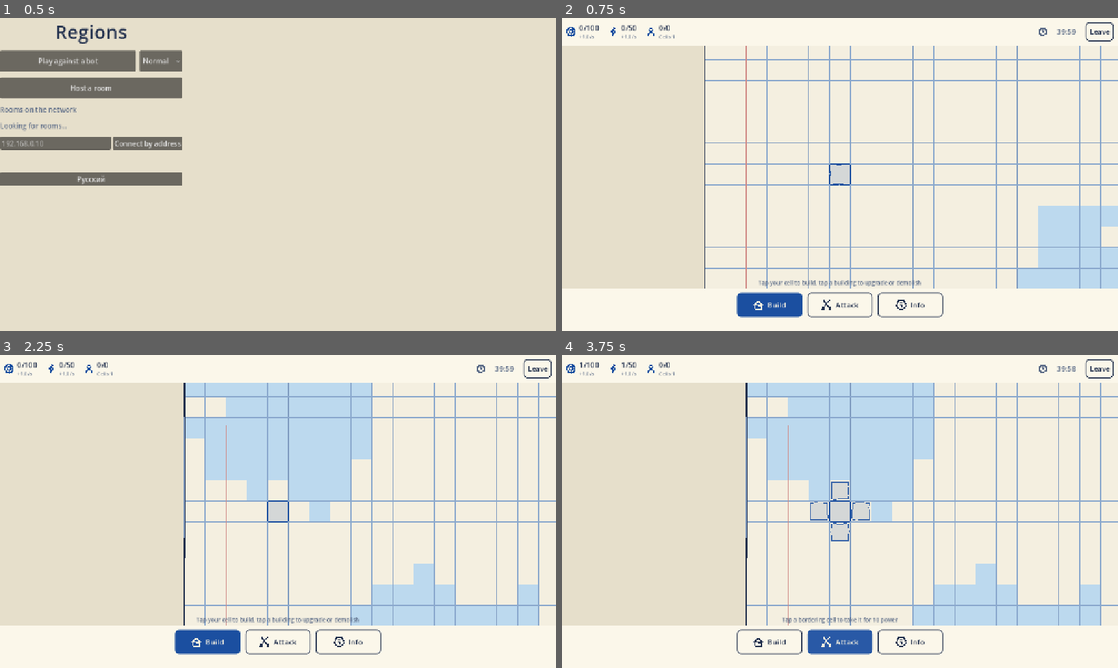
Above: before the commit, frames 1-4 (two rows, left to right).
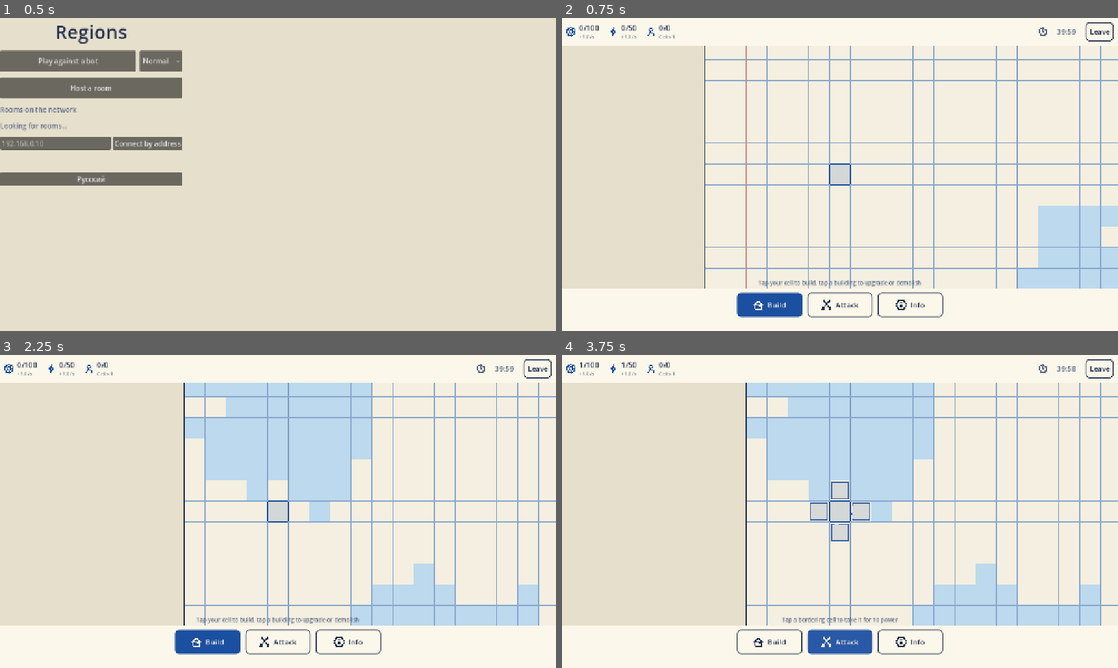
Above: after the commit, the same moments.

Repository: MatyanKass/regions-game
Game: Godot game, scene res://src/ui/main.tscn
The game is run twice, just before and just after one commit, with the same random seed, the same clock (stepped at 60 frames per second) and the same inputs.
Inputs (mouse positions are in pixels of both pictures, inside the frame that each line leads up to):
- Up to frame 1 (0.5 s): no input
- Up to frame 2 (0.75 s): click "Play against a bot" at 0.5 s
- Up to frame 3 (2.25 s): click "Leave" at 1.25 s; click "Play against a bot" at 2 s
- Up to frame 4 (3.75 s): click (767, 642) at 2.77 s; click (840, 642) at 3.52 s

Frame 1 is identical in both runs. In frame 2, less than 0.1% of the frame differs, in the area x 1-87%, y 2-94%; in frame 3, 0.3%; in frame 4, 0.3%.

Commit message:
An app icon, sound effects, more music and a Windows build
The icon is a moment from a match: two states meeting on four by four cells, blue's
barrier on the front line and red's base behind it, with red already a cell into
blue's column. It is rendered by the game's own drawing code, so it cannot drift
away from how the game looks.

Sound effects are synthesised at startup - a pitch sweep, a voice and a decay
envelope each - rather than shipped as files, which keeps them free of licences and
makes retuning one an edit to a number. Net now reports which commands the rules
actually accepted, so the interface reacts to what happened rather than to what was
asked for, and losing ground is noticed by watching the cell count, which catches a
ship landing as well as a capture.

Three more CC0 tracks, so the music does not repeat itself so quickly.

The strokes are much calmer than they were. The wobble was loud enough to make the
buildings hard to read at cell size, which is the wrong trade: recognisable first,
charming second. Two of the barrier's posts also shared a foot, so the rail between
them collapsed to a zero-length stroke and the renderer could not work out which way
it pointed; posts are upright now and zero-length strokes are skipped.

Windows export and tools/run.ps1, so the game runs on a PC straight from source.

40 tests, including new ones proving every effect renders to something audible that
is short enough to fire as fast as the capture cooldown allows.

Diff:
--- a/project.godot
+++ b/project.godot
@@ -9,6 +9,7 @@
 config/description="Notebook-style 2D grid strategy for two players over LAN."
 config/features=PackedStringArray("4.7", "GL Compatibility")
 run/main_scene="res://src/ui/main.tscn"
+config/icon="res://assets/icon/icon.png"
 
 [autoload]
 
@@ -18,6 +19,9 @@
 
 ; Background music. Silent until tracks are dropped into assets/music.
 Music="*res://src/ui/music.gd"
+
+; Sound effects, synthesised at startup rather than loaded from files.
+Sfx="*res://src/ui/sfx.gd"
 
 [display]
 
--- a/src/net/net_match.gd
+++ b/src/net/net_match.gd
@@ -18,6 +18,9 @@
 signal match_advanced
 signal match_finished
 signal command_refused(reason: String)
+# Emitted for every command the rules accepted, on both sides, so the interface can
+# react to what really happened rather than to what was asked for.
+signal command_applied(player: int, type: int, a: int, b: int)
 signal opponent_disconnected
 signal connection_lost(reason: String)
 signal pause_changed(paused: bool)
@@ -265,6 +268,8 @@
 		var player := batch[i]
 		var cmd := GameState.make_command(batch[i + 1], batch[i + 2], batch[i + 3])
 		var reason := state.apply_command(player, cmd)
+		if reason.is_empty():
+			emit_signal("command_applied", player, batch[i + 1], batch[i + 2], batch[i + 3])
 		if report_refusals and not reason.is_empty():
 			if player == local_player:
 				emit_signal("command_refused", I18n.reason(reason))
--- /dev/null
+++ b/src/ui/icon_art.gd
@@ -0,0 +1,93 @@
+# The app icon, drawn rather than painted: a moment from a match on four by four cells.
+#
+# Two states meet down the middle. The blue one has thrown a barrier onto the front line
+# and the red one has a military base behind its own, and red has already bitten a cell
+# out of the top of blue's column - so the picture says "two countries, mid fight" rather
+# than "a grid".
+#
+# It uses the same Ink strokes as the game, so the icon cannot drift away from how the
+# game actually looks: change a glyph and the icon changes with it.
+class_name IconArt
+extends Control
+
+const GRID_CELLS := 4
+const BLUE := 0
+const RED := 1
+
+# Who owns what, row by row, and what stands on it. Red's cell at the top of column 1 is
+# the bite it has taken out of blue.
+const OWNERS := [
+	[BLUE, RED, RED, RED],
+	[BLUE, BLUE, RED, RED],
+	[BLUE, BLUE, RED, RED],
+	[BLUE, BLUE, RED, RED],
+]
+
+# Only two buildings are shown. At the size a launcher draws this, a third would be mush.
+const BUILDINGS := {
+	Vector2i(1, 2): Balance.Building.BARRIER,
+	Vector2i(2, 1): Balance.Building.MILITARY_BASE,
+}
+
+# Set for the adaptive Android foreground, which is drawn over its own background layer.
+var transparent := false
+# The launcher crops adaptive icons hard, so the art shrinks into the middle for those.
+var inset := 0.06
+
+func _draw() -> void:
+	var side := minf(size.x, size.y)
+	var pad := side * inset
+	var board := Rect2(Vector2(pad, pad) + (size - Vector2(side, side)) * 0.5,
+		Vector2(side - pad * 2.0, side - pad * 2.0))
+	var cell := board.size.x / float(GRID_CELLS)
+	var pen_width := maxf(2.0, cell * 0.055)
+
+	if not transparent:
+		draw_rect(Rect2(Vector2.ZERO, size), Ink.PAPER, true)
+
+	# Territory tint first, so the pen work sits on top of it.
+	for y in range(GRID_CELLS):
+		for x in range(GRID_CELLS):
+			var pen := Ink.pen_of(int(OWNERS[y][x]))
+			draw_rect(_cell_rect(board, cell, x, y), Color(pen.r, pen.g, pen.b, 0.17), true)
+
+	# The printed squares of the paper: straight, because a notebook grid is printed.
+	for i in range(GRID_CELLS + 1):
+		var offset := cell * i
+		draw_line(board.position + Vector2(offset, 0),
+			board.position + Vector2(offset, board.size.y), Ink.GRID, pen_width * 0.55)
+		draw_line(board.position + Vector2(0, offset),
+			board.position + Vector2(board.size.x, offset), Ink.GRID, pen_width * 0.55)
+
+	_draw_borders(board, cell, pen_width)
+
+	for coord in BUILDINGS:
+		var c: Vector2i = coord
+		var owner_id := int(OWNERS[c.y][c.x])
+		var r := _cell_rect(board, cell, c.x, c.y).grow(-cell * 0.09)
+		Ink.draw_building(self, int(BUILDINGS[coord]), r, Ink.pen_of(owner_id), pen_width * 1.15)
+
+	Ink.rect(self, board, Ink.INK, pen_width * 1.1)
+
+func _cell_rect(board: Rect2, cell: float, x: int, y: int) -> Rect2:
+	return Rect2(board.position + Vector2(x, y) * cell, Vector2(cell, cell))
+
+# Each territory is outlined as one shape, the way a fleet is ringed in battleship. The
+# line down the middle therefore gets drawn twice, once in each pen, which is exactly
+# what a contested border should look like.
+func _draw_borders(board: Rect2, cell: float, pen_width: float) -> void:
+	for y in range(GRID_CELLS):
+		for x in range(GRID_CELLS):
+			var owner_id := int(OWNERS[y][x])
+			var pen := Ink.pen_of(owner_id)
+			var r := _cell_rect(board, cell, x, y)
+			if x == 0 or int(OWNERS[y][x - 1]) != owner_id:
+				Ink.line(self, r.position, r.position + Vector2(0, cell), pen, pen_width * 1.6)
+			if x == GRID_CELLS - 1 or int(OWNERS[y][x + 1]) != owner_id:
+				Ink.line(self, r.position + Vector2(cell, 0), r.position + Vector2(cell, cell),
+					pen, pen_width * 1.6)
+			if y == 0 or int(OWNERS[y - 1][x]) != owner_id:
+				Ink.line(self, r.position, r.position + Vector2(cell, 0), pen, pen_width * 1.6)
+			if y == GRID_CELLS - 1 or int(OWNERS[y + 1][x]) != owner_id:
+				Ink.line(self, r.position + Vector2(0, cell), r.position + Vector2(cell, cell),
+					pen, pen_width * 1.6)
--- a/src/ui/ink.gd
+++ b/src/ui/ink.gd
@@ -44,9 +44,12 @@
 
 # --- Hand drawn strokes -----------------------------------------------------------
 
-const SEGMENTS := 4
-const WOBBLE := 0.055     # share of a stroke's length it may drift sideways
-const WOBBLE_MAX := 2.6   # never more than this many pixels, or short strokes go silly
+# Kept deliberately slight. The point is that the shapes look drawn rather than printed,
+# not that they look shaky: at a glance a building has to be recognisable first and
+# charming second, and a phone screen is small.
+const SEGMENTS := 3
+const WOBBLE := 0.016     # share of a stroke's length it may drift sideways
+const WOBBLE_MAX := 1.0   # never more than this many pixels
 
 # Repeatable noise in -1..1 from an integer. Deliberately not SimRng: this is decoration
 # and must never be mistaken for something the simulation depends on.
@@ -62,6 +65,10 @@
 		+ int(b.x * 7.0) * 283923481 + int(b.y * 7.0)
 
 static func line(ci: CanvasItem, a: Vector2, b: Vector2, c: Color, w: float) -> void:
+	# A stroke with no length would become a polyline of identical points, which the
+	# renderer cannot work out a direction for.
+	if a.distance_squared_to(b) < 0.25:
+		return
 	ci.draw_polyline(_stroke(a, b), c, w)
 
 # One pen stroke: the ends stay put so shapes still meet at their corners, and the middle
@@ -101,12 +108,12 @@
 
 # A circle drawn as a ring of wobbly chords rather than a perfect arc.
 static func circle(ci: CanvasItem, centre: Vector2, radius: float, c: Color, w: float,
-		steps: int = 14) -> void:
+		steps: int = 20) -> void:
 	var points := PackedVector2Array()
 	var seed_value := int(centre.x * 7.0) * 40503 + int(centre.y * 7.0) * 39119 + int(radius * 7.0)
 	for i in range(steps):
 		var angle := TAU * float(i) / float(steps)
-		var wobble := 1.0 + noise_at(seed_value + i) * 0.05
+		var wobble := 1.0 + noise_at(seed_value + i) * 0.02
 		points.append(centre + Vector2(cos(angle), sin(angle)) * radius * wobble)
 	poly(ci, points, c, w, true)
 
@@ -117,7 +124,7 @@
 	for i in range(steps + 1):
 		var t := float(i) / float(steps)
 		var angle := deg_to_rad(lerpf(from_deg, to_deg, t))
-		var wobble := 1.0 + noise_at(seed_value + i) * 0.04
+		var wobble := 1.0 + noise_at(seed_value + i) * 0.02
 		points.append(centre + Vector2(cos(angle), sin(angle)) * radius * wobble)
 	poly(ci, points, c, w, false)
 
@@ -251,32 +258,27 @@
 	circle(ci, Vector2(cx, y + sh * 0.2), sw * 0.12, c, w, 10)
 	arc(ci, Vector2(cx, y + sh * 0.55), sw * 0.34, 20, 160, c, w, 8)
 
-# A hurdle fence: four leaning posts with panels hung between them at different heights,
-# so it reads as knocked together rather than as a neat wall. From the sketch.
+# A hurdle fence: four upright posts with a panel hung between each pair, every panel at
+# a slightly different height. Straight posts read far better at cell size than leaning
+# ones did, and the staggered panels are what make it a fence and not a table.
 static func _barrier(ci: CanvasItem, r: Rect2, c: Color, w: float) -> void:
 	var x := r.position.x
 	var y := r.position.y
 	var sw := r.size.x
 	var sh := r.size.y
-	var top_y := y + sh * 0.14
-	var bottom_y := y + sh * 0.92
-	# Each post leans: the pair is where it starts at the top and where it ends up.
-	var posts := [Vector2(0.16, 0.22), Vector2(0.40, 0.34), Vector2(0.64, 0.34),
-		Vector2(0.88, 0.80)]
-	for post in posts:
-		line(ci, Vector2(x + sw * post.x, top_y), Vector2(x + sw * post.y, bottom_y), c, w)
-	# Rails, hung at a different height in each bay.
-	var bays := [Vector2(0.36, 0.74), Vector2(0.22, 0.58), Vector2(0.38, 0.76)]
-	for i in range(bays.size()):
-		var bay: Vector2 = bays[i]
-		for edge in [bay.x, bay.y]:
-			var rail_y: float = y + sh * float(edge)
-			var t := clampf((rail_y - top_y) / (bottom_y - top_y), 0.0, 1.0)
-			var left: Vector2 = posts[i]
-			var right: Vector2 = posts[i + 1]
-			line(ci,
-				Vector2(x + sw * lerpf(left.x, left.y, t), rail_y),
-				Vector2(x + sw * lerpf(right.x, right.y, t), rail_y), c, w)
+	var columns := [0.14, 0.38, 0.62, 0.86]
+	for column in columns:
+		var cx: float = x + sw * float(column)
+		line(ci, Vector2(cx, y + sh * 0.14), Vector2(cx, y + sh * 0.90), c, w)
+	# Top and bottom rail of each panel, as a fraction of the height.
+	var panels := [Vector2(0.32, 0.68), Vector2(0.22, 0.58), Vector2(0.36, 0.72)]
+	for i in range(panels.size()):
+		var panel: Vector2 = panels[i]
+		var left: float = x + sw * float(columns[i])
+		var right: float = x + sw * float(columns[i + 1])
+		for edge in [panel.x, panel.y]:
+			var ry: float = y + sh * float(edge)
+			line(ci, Vector2(left, ry), Vector2(right, ry), c, w)
 
 # --- Interface icons, drawn the same way, so nothing on screen looks imported -------
 
--- a/src/ui/main.gd
+++ b/src/ui/main.gd
@@ -5,6 +5,7 @@
 var _screenshot_path := ""
 var _shot_countdown := 45
 var _shot_attack := false
+var _icon_dir := ""
 
 func _ready() -> void:
 	I18n.detect_language()
@@ -18,6 +19,11 @@
 			_screenshot_path = arg.substr(7)
 		if arg == "--shot-attack":
 			_shot_attack = true
+		if arg.begins_with("--icons="):
+			_icon_dir = arg.substr(8)
+	if not _icon_dir.is_empty():
+		_render_icons()
+		return
 	if args.has("--preview") or not _screenshot_path.is_empty():
 		Net.start_solo(20260905)
 		_stock_preview()
@@ -28,6 +34,44 @@
 		Net.start_practice(BotPlayer.Level.HARD, 20260905)
 		return
 	_open_lobby()
+
+# Renders the app icon from the same Ink strokes the game draws with, so the icon can
+# never drift away from how the game actually looks. Run by tools/make_icons.ps1; a real
+# window is needed because a headless renderer hands back an empty texture.
+func _render_icons() -> void:
+	DirAccess.make_dir_recursive_absolute(_icon_dir)
+	# The launcher crops an adaptive icon to roughly the middle two thirds, so that one
+	# is drawn smaller and over a transparent background.
+	await _render_icon(512, "%s/icon.png" % _icon_dir, false, 0.06)
+	await _render_icon(432, "%s/icon_adaptive_foreground.png" % _icon_dir, true, 0.24)
+	await _render_icon(432, "%s/icon_adaptive_background.png" % _icon_dir, false, 0.5)
+	_downscale("%s/icon.png" % _icon_dir, "%s/icon_192.png" % _icon_dir, 192)
+	print("ICONS written to ", _icon_dir)
+	get_tree().quit(0)
+
+func _render_icon(px: int, path: String, transparent: bool, inset: float) -> void:
+	var viewport := SubViewport.new()
+	viewport.size = Vector2i(px, px)
+	viewport.transparent_bg = transparent
+	viewport.render_target_update_mode = SubViewport.UPDATE_ALWAYS
+	var art := IconArt.new()
+	art.size = Vector2(px, px)
+	art.transparent = transparent
+	art.inset = inset
+	viewport.add_child(art)
+	add_child(viewport)
+	# Two frames: one to lay the control out, one to actually draw it.
+	await RenderingServer.frame_post_draw
+	await RenderingServer.frame_post_draw
+	viewport.get_texture().get_image().save_png(path)
+	viewport.queue_free()
+
+func _downscale(from_path: String, to_path: String, px: int) -> void:
+	var image := Image.load_from_file(from_path)
+	if image == null:
+		return
+	image.resize(px, px, Image.INTERPOLATE_LANCZOS)
+	image.save_png(to_path)
 
 # Preview mode only: hand the player a small built-up region so the screenshot shows
 # what a match actually looks like instead of one empty cell.
--- a/src/ui/match_screen.gd
+++ b/src/ui/match_screen.gd
@@ -47,6 +47,9 @@
 var _pinch_distance := 0.0
 var _toast_left := 0.0
 var _mood_timer := 0.0
+# Watched so that losing ground can be heard, however it was lost: an enemy capture
+# and a ship landing both simply take a cell away.
+var _known_cells := -1
 
 func _ready() -> void:
 	map_view = MapView.new()
@@ -65,7 +68,8 @@
 
 	Net.match_advanced.connect(_on_advanced)
 	Net.match_finished.connect(_on_finished)
-	Net.command_refused.connect(_show_toast)
+	Net.command_refused.connect(_on_refused)
+	Net.command_applied.connect(_on_command_applied)
 	Net.opponent_disconnected.connect(_on_opponent_disconnected)
 	Net.connection_lost.connect(_on_connection_lost)
 	Net.pause_changed.connect(_on_pause_changed)
@@ -314,10 +318,33 @@
 				return true
 	return false
 
+# Only the local player's own actions are announced. Hearing every move the opponent
+# makes across the whole map would be noise; losing a cell is the exception, and that is
+# noticed by watching the count rather than by listening to their commands.
+func _on_command_applied(player: int, type: int, _a: int, _b: int) -> void:
+	if player != Net.local_player:
+		return
+	match type:
+		GameState.Command.BUILD:
+			Sfx.play("build")
+		GameState.Command.UPGRADE:
+			Sfx.play("upgrade")
+		GameState.Command.DEMOLISH:
+			Sfx.play("demolish")
+		GameState.Command.CAPTURE:
+			Sfx.play("capture")
+		GameState.Command.LAUNCH_SHIP:
+			Sfx.play("ship")
+
+func _on_refused(text: String) -> void:
+	Sfx.play("denied")
+	_show_toast(text)
+
 func _on_advanced() -> void:
 	map_view.state = Net.state
 	map_view.queue_redraw()
 	_refresh_stats()
+	_watch_for_losses()
 	if _build_menu.visible and map_view.selected >= 0:
 		_build_menu.refresh(Net.state, Net.local_player, map_view.selected)
 	if _cell_menu.visible and map_view.selected >= 0:
@@ -327,6 +354,12 @@
 			_cell_menu.visible = false
 		else:
 			_cell_menu.show_cell(Net.state, Net.local_player, map_view.selected)
+
+func _watch_for_losses() -> void:
+	var cells := int(Net.state.aggregate(Net.local_player)["cells"])
+	if _known_cells >= 0 and cells < _known_cells:
+		Sfx.play("lost_cell")
+	_known_cells = cells
 
 func _refresh_stats() -> void:
 	var st := Net.state
@@ -551,6 +584,7 @@
 	elif st.winner >= 0:
 		text = I18n.t("defeat")
 	_overlay_text.text = text
+	Sfx.play("victory" if st.winner == Net.local_player else "defeat")
 	_clear_overlay_actions()
 	_add_overlay_action(I18n.t("back_to_menu"), func(): emit_signal("exit_requested"))
 	_overlay.visible = true
--- /dev/null
+++ b/src/ui/sfx.gd
@@ -0,0 +1,149 @@
+# Autoloaded as /root/Sfx. Every sound effect is synthesised at startup rather than
+# shipped as a file: they are short blips, so a few lines of arithmetic beat a folder of
+# WAVs that need licences, and retuning one is editing a number rather than finding a new
+# recording.
+#
+# Everything is a sweep between two pitches with a decay envelope, in one of three
+# voices. That is a narrow palette on purpose - it makes the whole set sound like it
+# belongs to one game.
+extends Node
+
+const RATE := 22050
+const VOICES := 8            # how many effects may overlap
+const MASTER_DB := -7.0
+
+enum Wave { SINE, SQUARE, NOISE, TRIANGLE }
+
+# from_hz / to_hz  - the pitch sweep over the life of the sound
+# ms               - length
+# wave             - which voice
+# gain             - relative loudness, before the master trim
+# decay            - how sharply it dies away; higher is snappier
+const RECIPES := {
+	# A soft tick under every button, so the interface feels like it answers.
+	"tap": [{"from_hz": 720.0, "to_hz": 680.0, "ms": 45, "wave": Wave.SINE, "gain": 0.25, "decay": 22.0}],
+	# Something set down on paper: a knock with a little body under it.
+	"build": [
+		{"from_hz": 300.0, "to_hz": 180.0, "ms": 90, "wave": Wave.TRIANGLE, "gain": 0.5, "decay": 16.0},
+		{"from_hz": 900.0, "to_hz": 900.0, "ms": 35, "wave": Wave.SINE, "gain": 0.3, "decay": 30.0},
+	],
+	# Three rising notes: the sound of something getting better.
+	"upgrade": [
+		{"from_hz": 523.0, "to_hz": 523.0, "ms": 70, "wave": Wave.SINE, "gain": 0.35, "decay": 14.0},
+		{"from_hz": 659.0, "to_hz": 659.0, "ms": 70, "wave": Wave.SINE, "gain": 0.35, "decay": 14.0, "delay_ms": 70},
+		{"from_hz": 880.0, "to_hz": 880.0, "ms": 130, "wave": Wave.SINE, "gain": 0.4, "decay": 10.0, "delay_ms": 140},
+	],
+	# Rubble: noise falling away.
+	"demolish": [
+		{"from_hz": 400.0, "to_hz": 90.0, "ms": 220, "wave": Wave.NOISE, "gain": 0.45, "decay": 9.0},
+	],
+	# Taking ground: a clipped, forward sound you can hear twice a second without tiring.
+	"capture": [
+		{"from_hz": 340.0, "to_hz": 520.0, "ms": 70, "wave": Wave.SQUARE, "gain": 0.3, "decay": 26.0},
+	],
+	# Losing ground: the same idea upside down, and lower, so it reads as bad news.
+	"lost_cell": [
+		{"from_hz": 420.0, "to_hz": 150.0, "ms": 260, "wave": Wave.SQUARE, "gain": 0.35, "decay": 8.0},
+	],
+	# The reload, or anything else the rules refuse. Deliberately dull and short.
+	"denied": [
+		{"from_hz": 150.0, "to_hz": 130.0, "ms": 90, "wave": Wave.SQUARE, "gain": 0.22, "decay": 18.0},
+	],
+	# A hull pushing off: noise swelling rather than snapping.
+	"ship": [
+		{"from_hz": 180.0, "to_hz": 320.0, "ms": 380, "wave": Wave.NOISE, "gain": 0.3, "decay": 3.5},
+	],
+	"victory": [
+		{"from_hz": 523.0, "to_hz": 523.0, "ms": 140, "wave": Wave.TRIANGLE, "gain": 0.4, "decay": 7.0},
+		{"from_hz": 659.0, "to_hz": 659.0, "ms": 140, "wave": Wave.TRIANGLE, "gain": 0.4, "decay": 7.0, "delay_ms": 130},
+		{"from_hz": 1047.0, "to_hz": 1047.0, "ms": 420, "wave": Wave.TRIANGLE, "gain": 0.45, "decay": 3.5, "delay_ms": 260},
+	],
+	"defeat": [
+		{"from_hz": 440.0, "to_hz": 440.0, "ms": 180, "wave": Wave.TRIANGLE, "gain": 0.4, "decay": 6.0},
+		{"from_hz": 349.0, "to_hz": 349.0, "ms": 180, "wave": Wave.TRIANGLE, "gain": 0.4, "decay": 6.0, "delay_ms": 170},
+		{"from_hz": 233.0, "to_hz": 220.0, "ms": 520, "wave": Wave.TRIANGLE, "gain": 0.45, "decay": 3.0, "delay_ms": 340},
+	],
+}
+
+var _sounds: Dictionary = {}   # name -> AudioStreamWAV
+var _players: Array[AudioStreamPlayer] = []
+var _next_voice := 0
+var _rng := SimRng.new(20260905)
+
+func _ready() -> void:
+	for name in RECIPES:
+		_sounds[name] = _render(RECIPES[name])
+	for i in range(VOICES):
+		var player := AudioStreamPlayer.new()
+		player.volume_db = MASTER_DB
+		add_child(player)
+		_players.append(player)
+
+func play(name: String) -> void:
+	if not _sounds.has(name):
+		return
+	# Round robin rather than hunting for a free player: the oldest voice is the one
+	# most likely to have finished, and a stolen tail is inaudible at these lengths.
+	var player := _players[_next_voice]
+	_next_voice = (_next_voice + 1) % _players.size()
+	player.stream = _sounds[name]
+	player.play()
+
+# --- Synthesis --------------------------------------------------------------------
+
+func _render(parts: Array) -> AudioStreamWAV:
+	var total_ms := 0
+	for part in parts:
+		total_ms = maxi(total_ms, int(part.get("delay_ms", 0)) + int(part["ms"]))
+	var samples := RATE * total_ms / 1000 + 1
+	var buffer := PackedFloat32Array()
+	buffer.resize(samples)
+	for part in parts:
+		_mix(buffer, part)
+	return _to_stream(buffer)
+
+func _mix(buffer: PackedFloat32Array, part: Dictionary) -> void:
+	var start := RATE * int(part.get("delay_ms", 0)) / 1000
+	var length := RATE * int(part["ms"]) / 1000
+	var from_hz := float(part["from_hz"])
+	var to_hz := float(part["to_hz"])
+	var gain := float(part["gain"])
+	var decay := float(part["decay"])
+	var wave := int(part["wave"])
+	var phase := 0.0
+	for i in range(length):
+		var index := start + i
+		if index >= buffer.size():
+			break
+		var t := float(i) / float(length)
+		var hz := lerpf(from_hz, to_hz, t)
+		phase += TAU * hz / float(RATE)
+		var value := 0.0
+		match wave:
+			Wave.SINE:
+				value = sin(phase)
+			Wave.SQUARE:
+				value = 1.0 if sin(phase) >= 0.0 else -1.0
+			Wave.TRIANGLE:
+				value = asin(sin(phase)) * 2.0 / PI
+			Wave.NOISE:
+				value = float(_rng.next_range(2001)) / 1000.0 - 1.0
+		# Exponential decay, plus a couple of milliseconds of fade in so nothing clicks
+		# at the start of a sample.
+		var envelope := exp(-decay * t) * minf(1.0, float(i) / 64.0)
+		buffer[index] = buffer[index] + value * gain * envelope
+
+func _to_stream(buffer: PackedFloat32Array) -> AudioStreamWAV:
+	var data := PackedByteArray()
+	data.resize(buffer.size() * 2)
+	for i in range(buffer.size()):
+		var sample := int(clampf(buffer[i], -1.0, 1.0) * 32000.0)
+		# Little endian 16 bit, which is what FORMAT_16_BITS expects.
+		data[i * 2] = sample & 0xFF
+		data[i * 2 + 1] = (sample >> 8) & 0xFF
+	var stream := AudioStreamWAV.new()
+	stream.format = AudioStreamWAV.FORMAT_16_BITS
+	stream.mix_rate = RATE
+	stream.stereo = false
+	stream.data = data
+	return stream
--- a/src/ui/ui_kit.gd
+++ b/src/ui/ui_kit.gd
@@ -63,6 +63,10 @@
 # Buttons are paper tiles that press in: the border darkens and the fill sinks a shade,
 # which is enough feedback on a phone without any animation.
 static func button(node: Button, accent: Color = Ink.INK, filled: bool = false) -> void:
+	# Connected here rather than at every call site, so no button can be built without
+	# its click. `button()` is also called again to restyle a button, hence the guard.
+	if not node.pressed.is_connected(_click):
+		node.pressed.connect(_click)
 	var bg := accent if filled else Ink.PAPER_PANEL
 	var fg := Ink.PAPER if filled else Ink.INK
 	node.add_theme_stylebox_override("normal", box(bg, accent, BORDER, RADIUS, 10))
@@ -75,6 +79,9 @@
 	node.add_theme_color_override("font_hover_color", fg)
 	node.add_theme_color_override("font_pressed_color", fg)
 	node.add_theme_color_override("font_disabled_color", Ink.INK_SOFT)
+
+static func _click() -> void:
+	Sfx.play("tap")
 
 static func heading(text: String, px: int = 20, colour: Color = Ink.INK) -> Label:
 	var label := Label.new()
--- a/tests/run_tests.gd
+++ b/tests/run_tests.gd
@@ -2,7 +2,7 @@
 # test is just adding a method.
 extends SceneTree
 
-const SUITES := ["res://tests/test_sim.gd", "res://tests/test_bot.gd", "res://tests/test_music.gd"]
+const SUITES := ["res://tests/test_sim.gd", "res://tests/test_bot.gd", "res://tests/test_music.gd", "res://tests/test_sfx.gd"]
 
 func _initialize() -> void:
 	var total := 0
--- /dev/null
+++ b/tests/test_sfx.gd
@@ -0,0 +1,49 @@
+# The sound effects are generated by arithmetic, so they can go wrong silently: a bad
+# envelope or a sign error gives a stream that exists but is inaudible or clipped solid.
+extends RefCounted
+
+var failures: Array[String] = []
+var checks: int = 0
+
+func expect(condition: bool, message: String) -> void:
+	checks += 1
+	if not condition:
+		failures.append(message)
+
+func test_every_effect_renders_to_real_audio() -> void:
+	var sfx = load("res://src/ui/sfx.gd").new()
+	for name in sfx.RECIPES:
+		var stream: AudioStreamWAV = sfx._render(sfx.RECIPES[name])
+		expect(stream.data.size() > 0, "%s produced no samples" % name)
+		expect(stream.mix_rate == sfx.RATE, "%s came out at the wrong rate" % name)
+		var peak := 0
+		var silent_run := 0
+		var longest_silence := 0
+		for i in range(0, stream.data.size(), 2):
+			var sample := stream.data[i] | (stream.data[i + 1] << 8)
+			if sample >= 32768:
+				sample -= 65536
+			peak = maxi(peak, absi(sample))
+			if absi(sample) < 8:
+				silent_run += 1
+				longest_silence = maxi(longest_silence, silent_run)
+			else:
+				silent_run = 0
+		expect(peak > 2000, "%s is too quiet to hear (peak %d)" % [name, peak])
+		expect(peak <= 32767, "%s clips (peak %d)" % [name, peak])
+		# A sound that is mostly silence means the envelope killed it immediately.
+		var samples := stream.data.size() / 2
+		expect(longest_silence < samples * 3 / 4,
+			"%s is silence with a blip in it" % name)
+	sfx.free()
+
+func test_effects_are_short_enough_to_spam() -> void:
+	var sfx = load("res://src/ui/sfx.gd").new()
+	# Capture fires as fast as the cooldown allows, so its sound must fit inside the
+	# shortest gap between two captures or the effects would pile up on each other.
+	var capture: AudioStreamWAV = sfx._render(sfx.RECIPES["capture"])
+	var seconds := float(capture.data.size() / 2) / float(sfx.RATE)
+	var cooldown := float(Balance.CAPTURE_COOLDOWN_TICKS) / float(Balance.TICKS_PER_SECOND)
+	expect(seconds <= cooldown, "the capture sound (%.2fs) outlasts its cooldown (%.2fs)"
+		% [seconds, cooldown])
+	sfx.free()
Binary file added: assets/icon/icon.png
Not shown, added: assets/icon/icon.png.import
Binary file added: assets/icon/icon_192.png
Not shown, added: assets/icon/icon_192.png.import
Binary file added: assets/icon/icon_adaptive_background.png
Not shown, added: assets/icon/icon_adaptive_background.png.import
Binary file added: assets/icon/icon_adaptive_foreground.png
Not shown, added: assets/icon/icon_adaptive_foreground.png.import
Not shown, added: assets/music/calm/space_ranger_loop.mp3.import
Not shown, added: assets/music/combat/chiptune_battle_loop.ogg.import
Not shown, added: assets/music/combat/war_theme.ogg.import
Not shown, changed: export_presets.cfg
(and 10 more such lines)
